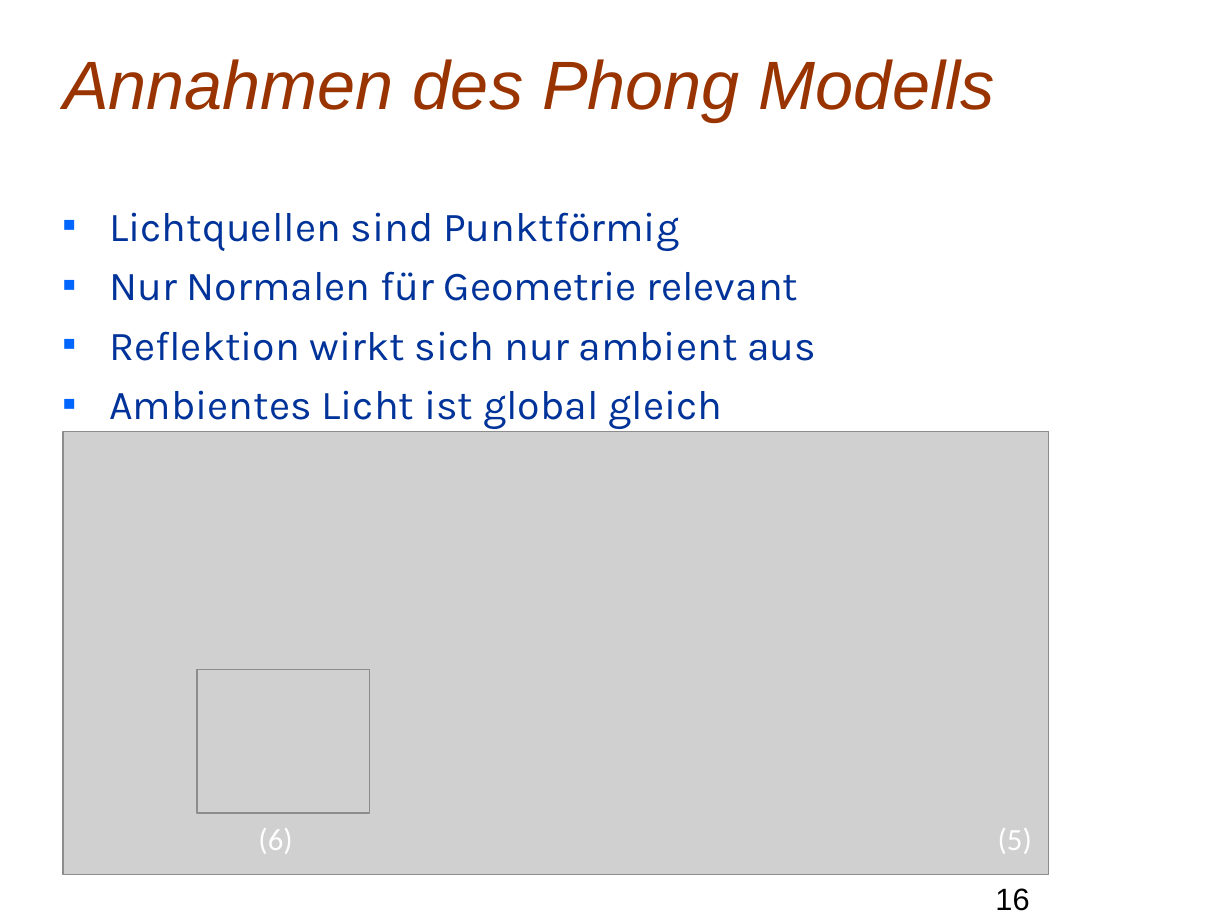
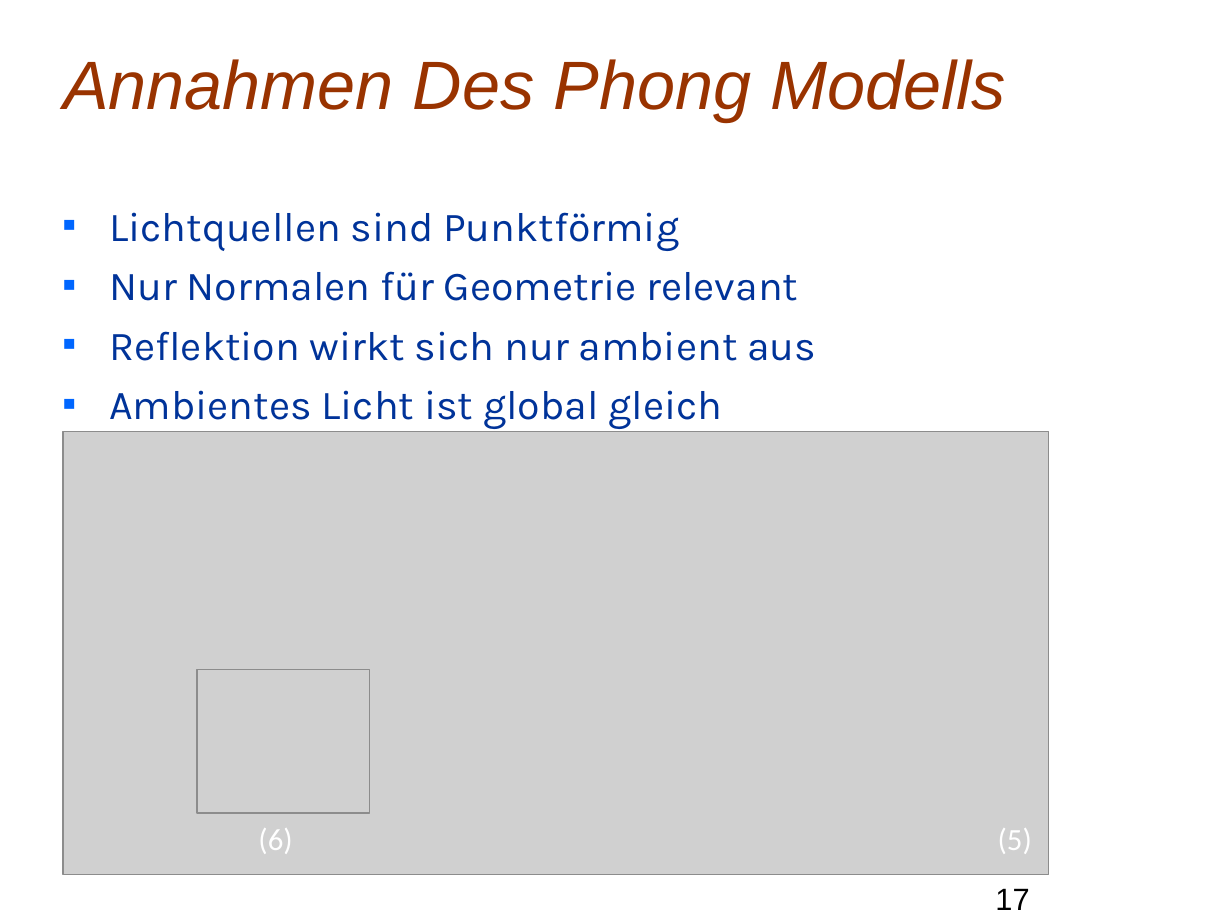
Before and after one commit to Mxtreme1/Presentation-on-The-Phong-Illumination-Model, a slide deck: slide 17 of PIM.odp (slide 16 before the commit). Drawn at 1232x924 pixels with LibreOffice and Linux fonts; fonts in the diff are those of the drawing; grey boxes stand for pictures; background and template pictures are left out. Boxes give left, top, right and bottom in pixels: in the first picture for what was removed or moved away, otherwise in the second. Text is boxed around its words. In the diff, an @@ line names an element or a change of style, - is before the commit and + after.

```diff
--- a/PIM.odp
+++ b/PIM.odp
@@ title at (63,59,1006,122): text changed @@
-Annahmen des Phong Modells
+Annahmen Des Phong Modells
@@ page number at (995,888,1029,910): text changed @@
-16
+17
```
Also in this commit, not shown: 14 other slides changed, 1 slide added, 10 other files.
